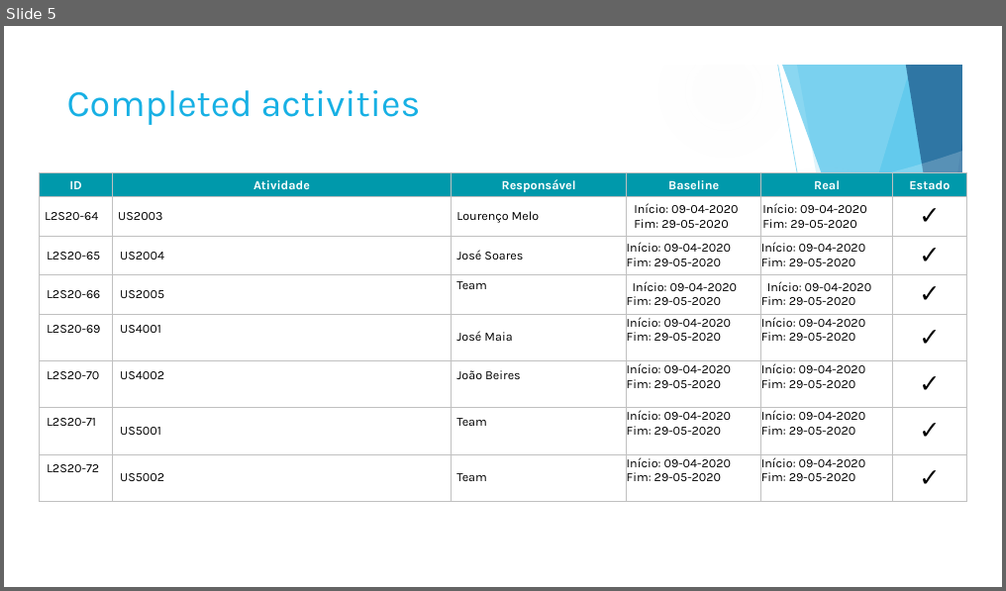
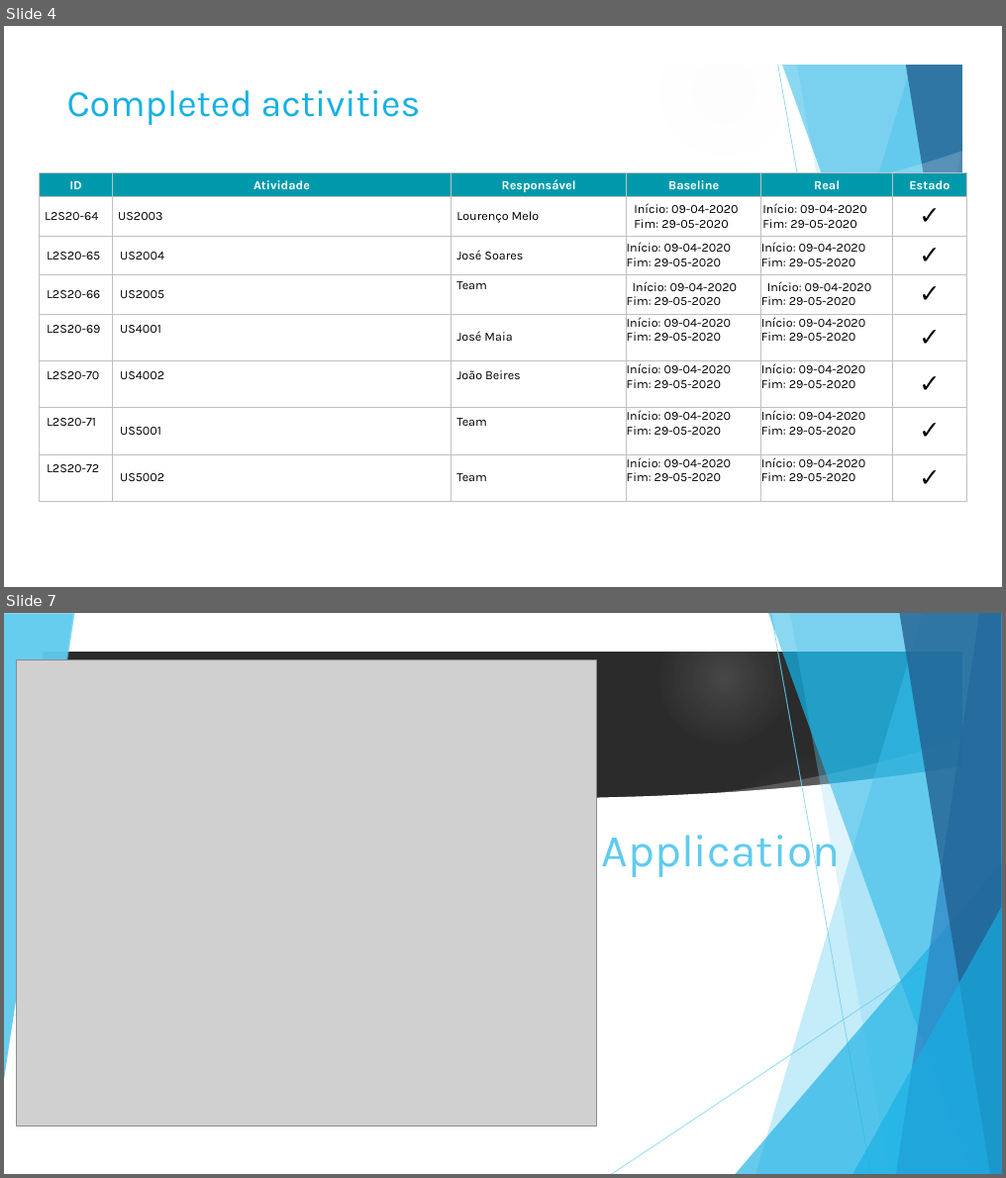
Before and after one commit to LourencoMelo/ISEP-EAPLI, a slide deck: eapli.base/docs/PDS_do_Projeto_SPRINT_C.pptx. Shown one above the other, each under a label of ours: slide 5 before the commit, slides 4 and 7 after it; the slides between them are not shown. The pictures are 1006x591 and 1006x1178 pixels, drawn with LibreOffice and Linux fonts; fonts in the diff are those of the drawing; grey boxes stand for pictures; background and template pictures are left out; a plain dark background stands for a picture behind light text. Boxes give left, top, right and bottom in pixels: in the first picture for what was removed or moved away, otherwise in the second. Text is boxed around its words. In the diff, an @@ line names an element or a change of style, - is before the commit and + after.

```diff
--- a/eapli.base/docs/PDS_do_Projeto_SPRINT_C.pptx
+++ b/eapli.base/docs/PDS_do_Projeto_SPRINT_C.pptx
@@ slide 7 added at (4, 613, 1002, 1174), background picture (left out); not listed: 18 template elements that a slide beside it also shows @@
@@ triangle added at (4, 614, 73, 1078), fill #5FCBEF at 85% opacity @@
@@ picture added at (17, 661, 596, 1127) @@
@@ title added at (602, 826, 841, 877), 44 pt, text #5FCBEF @@
+Application
@@ group added at (4, 613, 1002, 1174): 6 freeform shapes, 2 lines, 2 triangles @@
@@ what was slide 5 is now slide 4 @@
```
Also in this commit, not shown: 3 slides changed, 2 other slides added, 2 slides removed, 6 other files.
